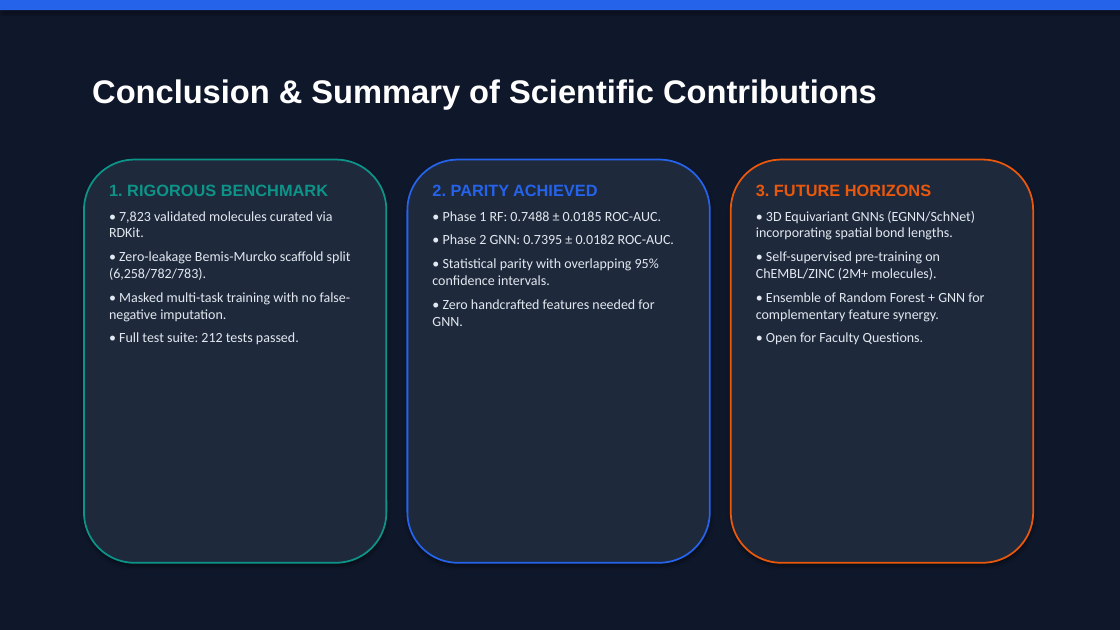
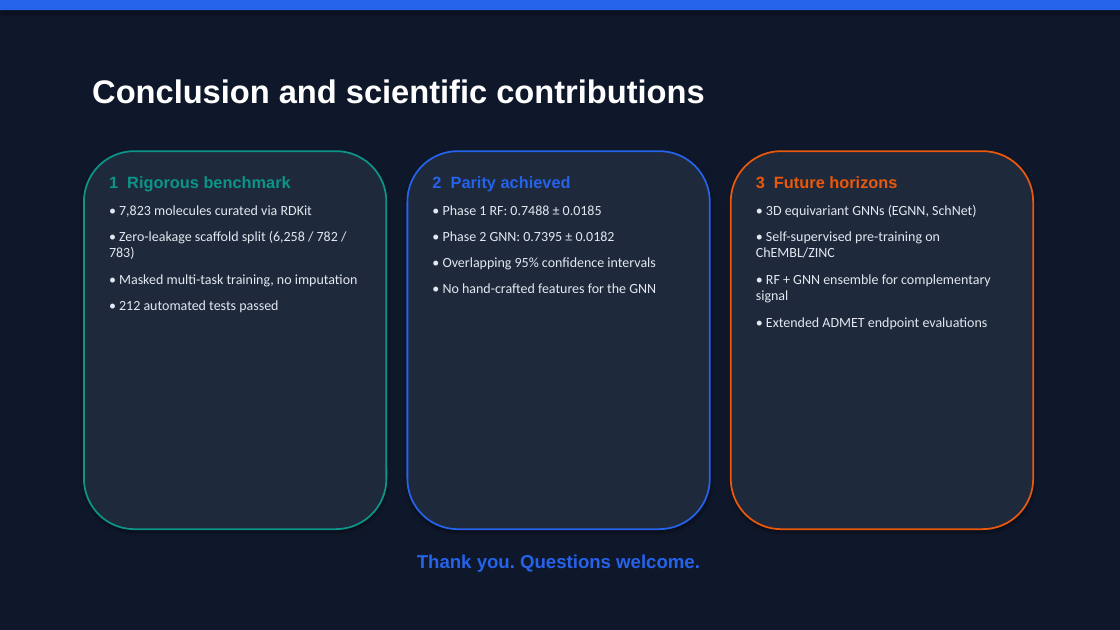
Before and after one commit to shouryapratap132006/Molecular-Toxicity-Prediction, a slide deck: slide 20 of reports/final_presentation/phase2_final_presentation.pptx. Drawn at 1120x630 pixels with LibreOffice and Linux fonts; fonts in the diff are those of the drawing. Boxes give left, top, right and bottom in pixels: in the first picture for what was removed or moved away, otherwise in the second. Text is boxed around its words. In the diff, an @@ line names an element or a change of style, - is before the commit and + after.

Commit message:
docs(presentation): align slide deck directly with defense script

```diff
--- a/reports/final_presentation/phase2_final_presentation.pptx
+++ b/reports/final_presentation/phase2_final_presentation.pptx
@@ text at bbox=[92, 79, 704, 104]: text changed @@
-Conclusion & Summary of Scientific Contributions
+Conclusion and scientific contributions
@@ rounded rectangle: place and size @@
-rounded rectangle at bbox=[84, 160, 386, 563]
+rounded rectangle at bbox=[84, 151, 386, 529]
@@ text at bbox=[109, 176, 358, 312]: text changed @@
-1. RIGOROUS BENCHMARK
-• 7,823 validated molecules curated via RDKit.
-• Zero-leakage Bemis-Murcko scaffold split (6,258/782/783).
-• Masked multi-task training with no false-negative imputation.
-• Full test suite: 212 tests passed.
+1 Rigorous benchmark
+• 7,823 molecules curated via RDKit
+• Zero-leakage scaffold split (6,258 / 782 / 783)
+• Masked multi-task training, no imputation
+• 212 automated tests passed
@@ rounded rectangle: place and size @@
-rounded rectangle at bbox=[408, 160, 710, 563]
+rounded rectangle at bbox=[408, 151, 710, 529]
@@ text at bbox=[432, 176, 656, 293]: text changed @@
-2. PARITY ACHIEVED
-• Phase 1 RF: 0.7488 ± 0.0185 ROC-AUC.
-• Phase 2 GNN: 0.7395 ± 0.0182 ROC-AUC.
-• Statistical parity with overlapping 95% confidence intervals.
-• Zero handcrafted features needed for GNN.
+2 Parity achieved
+• Phase 1 RF: 0.7488 ± 0.0185
+• Phase 2 GNN: 0.7395 ± 0.0182
+• Overlapping 95% confidence intervals
+• No hand-crafted features for the GNN
@@ rounded rectangle: place and size @@
-rounded rectangle at bbox=[731, 160, 1033, 563]
+rounded rectangle at bbox=[731, 151, 1033, 529]
@@ text at bbox=[756, 176, 991, 329]: text changed @@
-3. FUTURE HORIZONS
-• 3D Equivariant GNNs (EGNN/SchNet) incorporating spatial bond lengths.
-• Self-supervised pre-training on ChEMBL/ZINC (2M+ molecules).
-• Ensemble of Random Forest + GNN for complementary feature synergy.
-• Open for Faculty Questions.
+3 Future horizons
+• 3D equivariant GNNs (EGNN, SchNet)
+• Self-supervised pre-training on ChEMBL/ZINC
+• RF + GNN ensemble for complementary signal
+• Extended ADMET endpoint evaluations
@@ text added at bbox=[417, 554, 700, 572], 16 pt, text #2563EB, bold @@
+Thank you. Questions welcome.
```
Also in this commit, not shown: 19 other slides changed, 1 other file.
